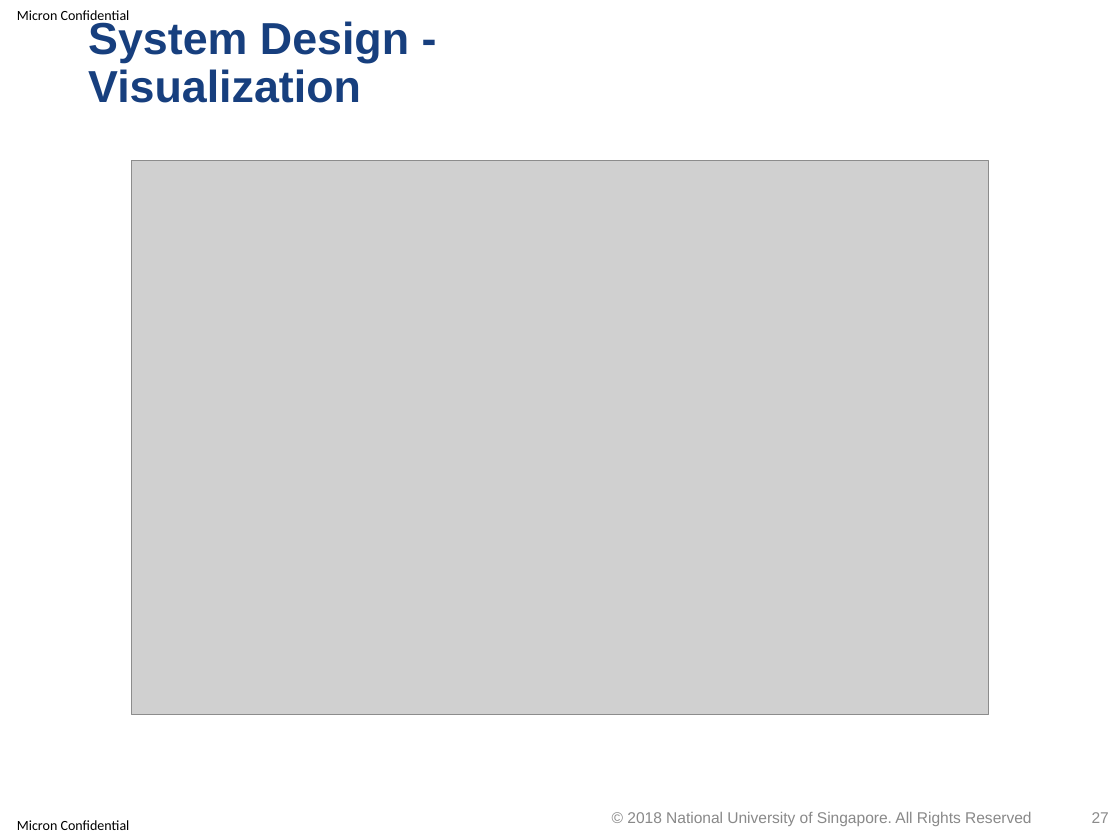
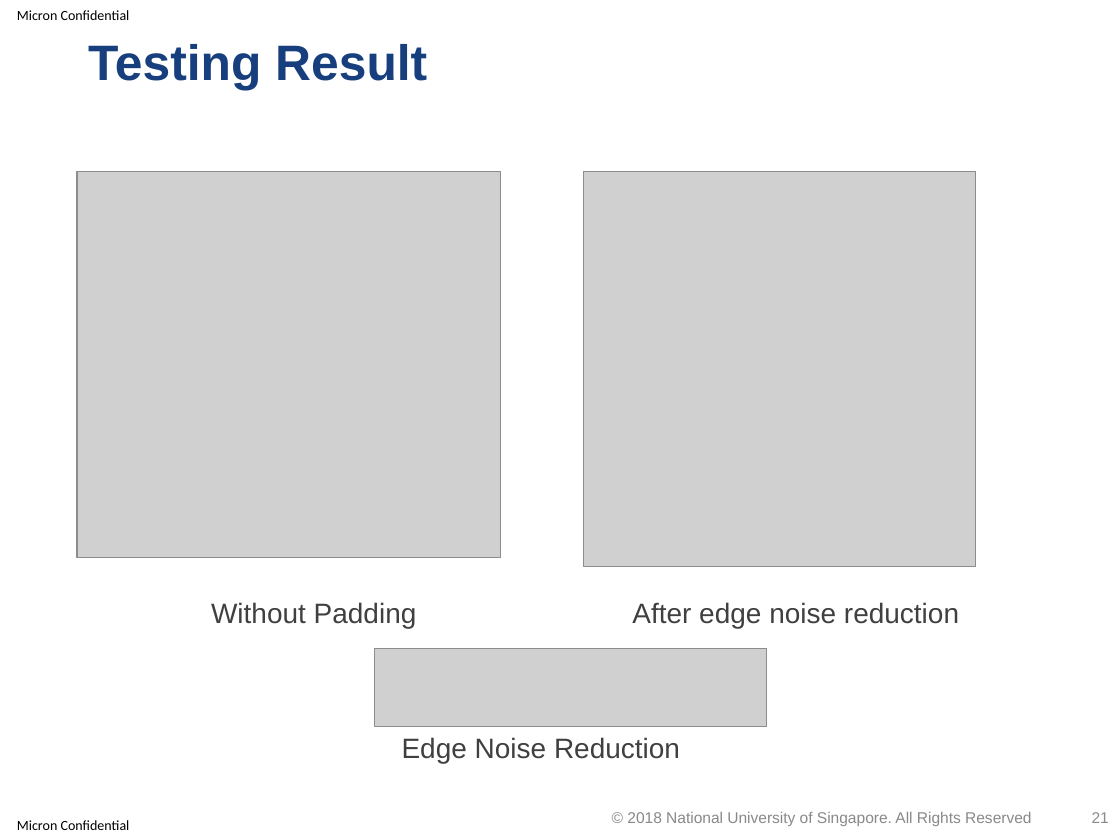
Before and after one commit to optimusium/3dscan, a slide deck: slide 21 of PracticeModule_Presentation.pptx (slide 27 before the commit). Drawn at 1120x840 pixels with LibreOffice and Linux fonts; fonts in the diff are those of the drawing; grey boxes stand for pictures; background and template pictures are left out. Boxes give left, top, right and bottom in pixels: in the first picture for what was removed or moved away, otherwise in the second. Text is boxed around its words. In the diff, an @@ line names an element or a change of style, - is before the commit and + after.

```diff
--- a/PracticeModule_Presentation.pptx
+++ b/PracticeModule_Presentation.pptx
@@ title at bbox=[88, 44, 427, 90]: text changed; size 28.8 to 32 pt @@
-System Design -
-Visualization
+Testing Result
@@ picture added at bbox=[77, 171, 501, 558] @@
@@ picture removed at bbox=[131, 161, 988, 715] @@
@@ picture added at bbox=[584, 171, 976, 566] @@
@@ text added at bbox=[211, 602, 417, 628], 18 pt, text #404040 @@
+Without Padding
@@ text added at bbox=[632, 602, 959, 628], 18 pt, text #404040 @@
+After edge noise reduction
@@ picture added at bbox=[375, 648, 767, 727] @@
@@ text added at bbox=[402, 737, 680, 763], 18 pt, text #404040 @@
+Edge Noise Reduction
@@ page number at bbox=[1092, 812, 1109, 823]: text changed @@
-27
+21
```
Also in this commit, not shown: 1 other slide changed, 3 slides removed, 1 other file.
